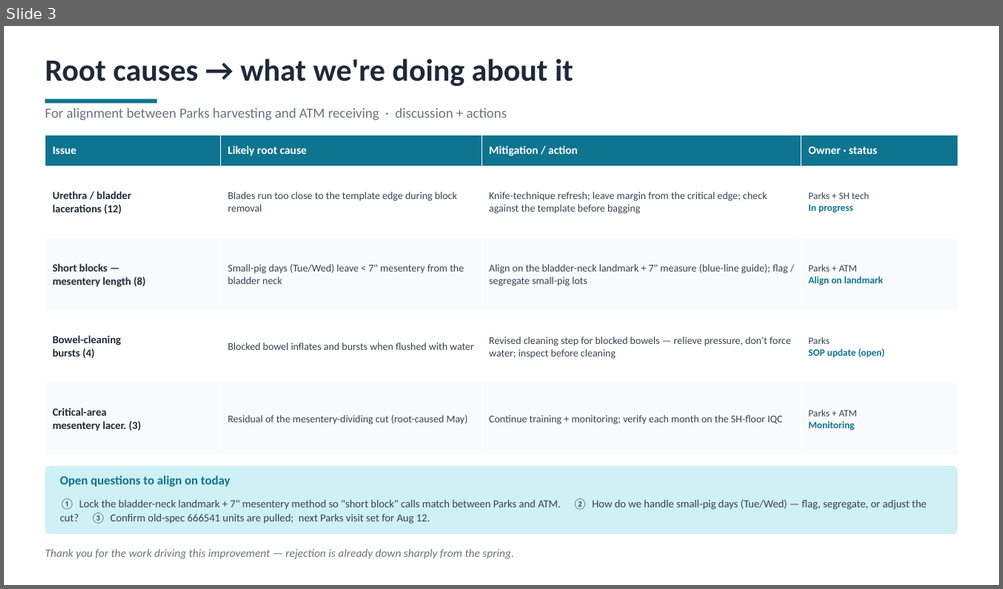
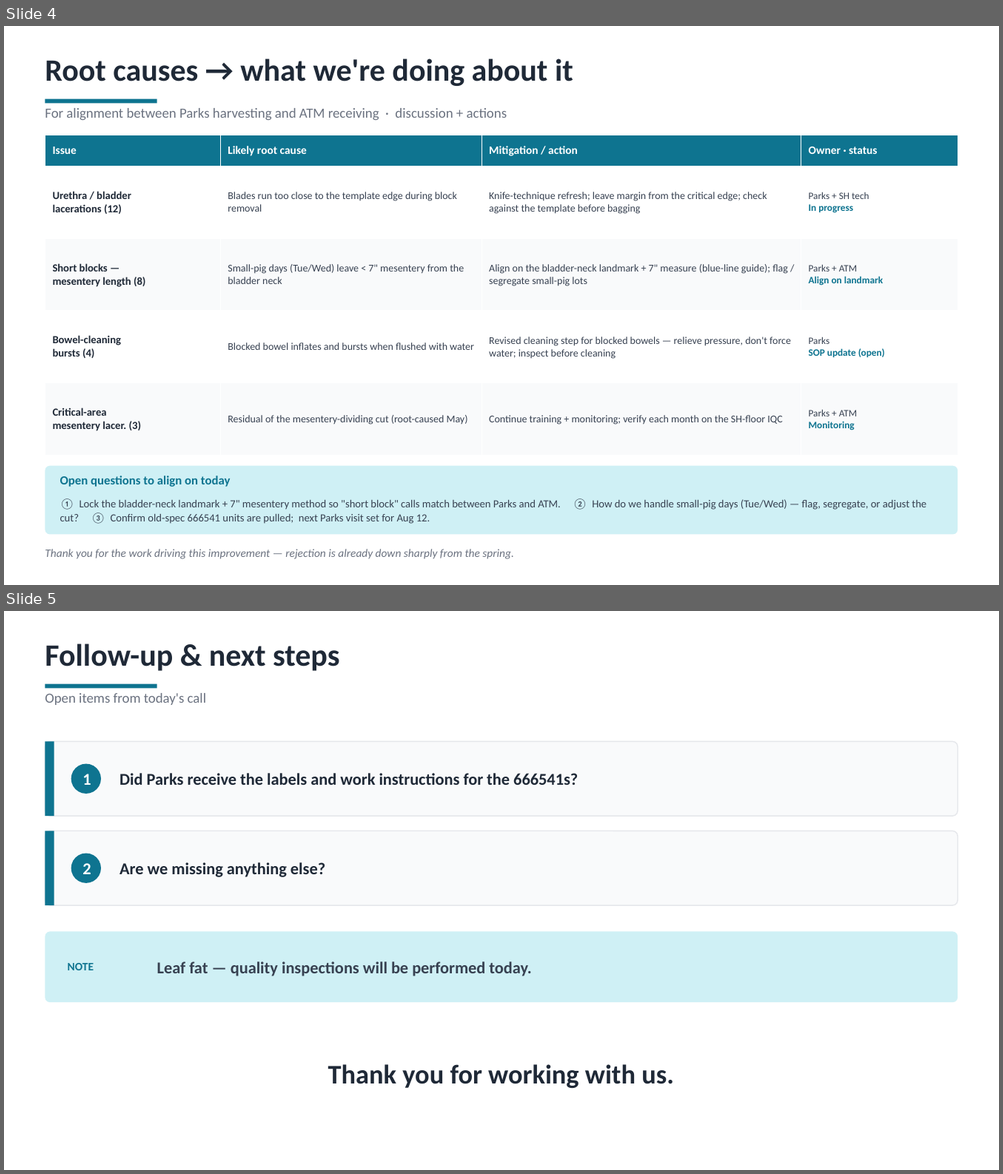
Before and after one commit to naviero1/Claude-Works, a slide deck: QC inspections suppliers/Parks_Quality_DeepDive_Jun_Jul_2026.pptx. Shown one above the other, each under a label of ours: slide 3 before the commit, slides 4 and 5 after it. The pictures are 1003x589 and 1003x1174 pixels, drawn with LibreOffice and Linux fonts; fonts in the diff are those of the drawing. Boxes give left, top, right and bottom in pixels: in the first picture for what was removed or moved away, otherwise in the second. Text is boxed around its words. In the diff, an @@ line names an element or a change of style, - is before the commit and + after.

```diff
--- a/QC inspections suppliers/Parks_Quality_DeepDive_Jun_Jul_2026.pptx
+++ b/QC inspections suppliers/Parks_Quality_DeepDive_Jun_Jul_2026.pptx
@@ slide 5 added at (4,611,999,1170), background #FFFFFF @@
@@ text added at (45,644,339,671), 30 pt, text #1F2937, bold @@
+Follow-up & next steps
@@ rectangle added at (45,684,157,689), fill #0E7490 @@
@@ text added at (45,693,206,705), 13.5 pt, text #6B7280 @@
+Open items from today's call
@@ rounded rectangle added at (45,741,958,816), fill #F9FAFB, outline #E5E7EB 1 pt @@
@@ rectangle added at (45,741,54,816), fill #0E7490 @@
@@ ellipse added at (71,764,101,794), fill #0E7490, 16 pt, text #FFFFFF, bold @@
+1
@@ text added at (119,773,578,785), 16 pt, text #1F2937, bold @@
+Did Parks receive the labels and work instructions for the 666541s?
@@ rounded rectangle added at (45,831,958,906), fill #F9FAFB, outline #E5E7EB 1 pt @@
@@ rectangle added at (45,831,54,906), fill #0E7490 @@
@@ ellipse added at (71,854,101,883), fill #0E7490, 16 pt, text #FFFFFF, bold @@
+2
@@ text added at (119,863,325,877), 16 pt, text #1F2937, bold @@
+Are we missing anything else?
@@ rounded rectangle added at (45,932,958,1002), fill #CFF0F5 @@
@@ text added at (68,963,94,971), 11 pt, text #0E7490, bold @@
+NOTE
@@ text added at (157,962,531,977), 16 pt, text #374151, bold @@
+Leaf fat — quality inspections will be performed today.
@@ text added at (328,1065,674,1088), 26 pt, text #1F2937, bold @@
+Thank you for working with us.
@@ what was slide 3 is now slide 4 @@
```
Also in this commit, not shown: 1 other slide added.
